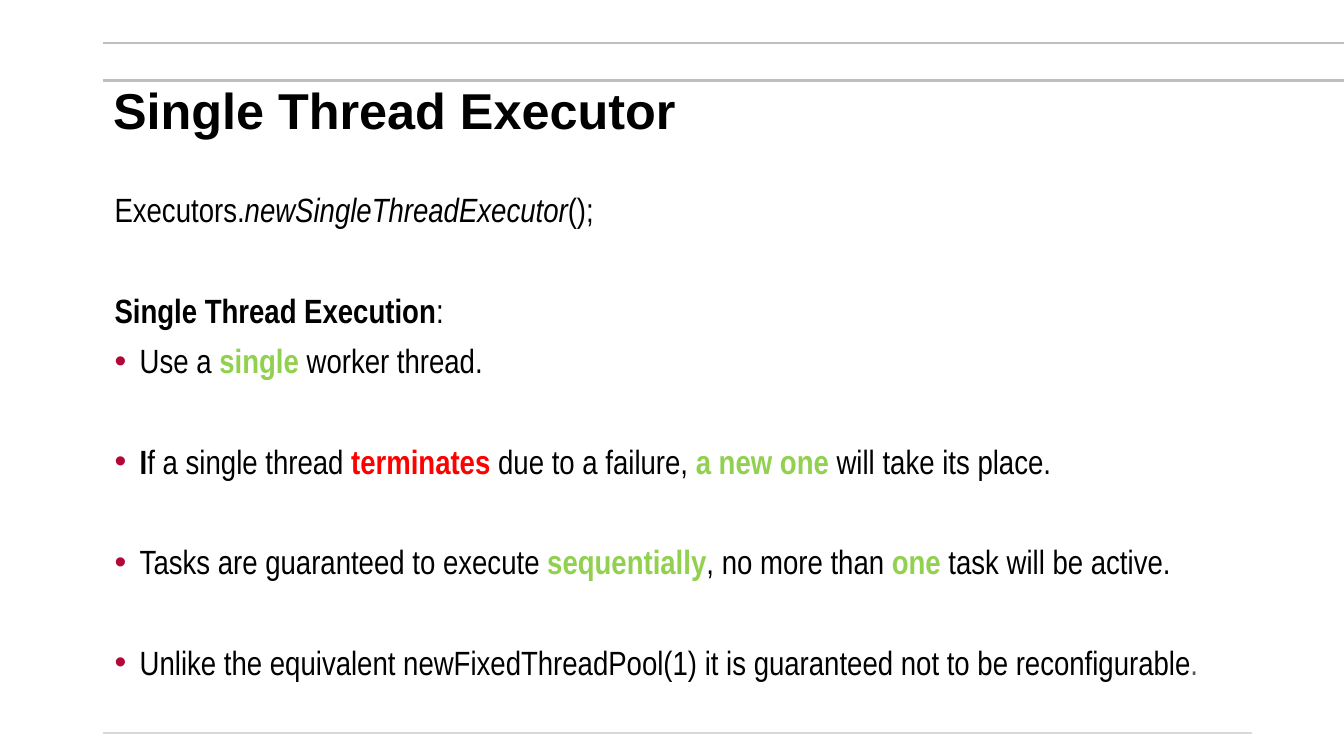
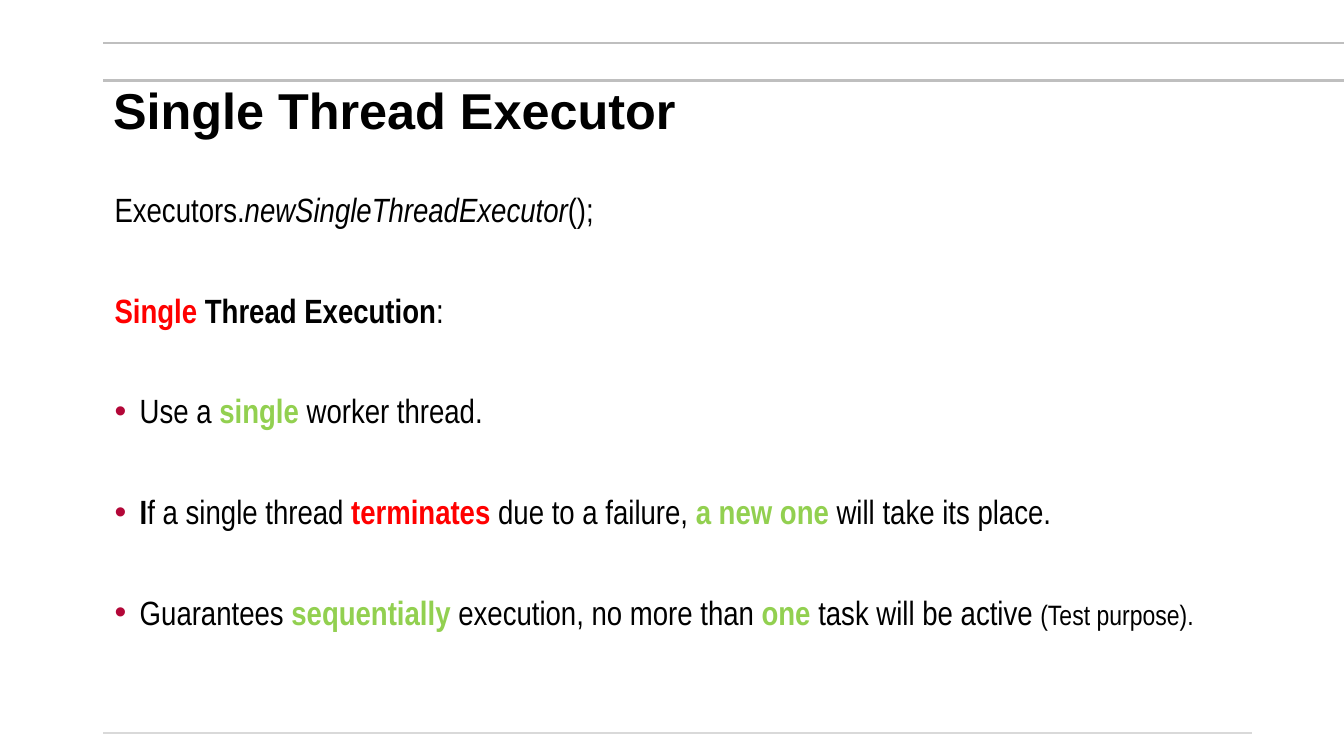
Before and after one commit to mikegrace2/CSEN160-Fall2026-Course-Website, a slide deck: slide 24 of lectures/Week07_Miscellaneuos/1_Threads_ExecutorService_V4.pptx. Drawn at 1344x756 pixels with LibreOffice and Linux fonts; fonts in the diff are those of the drawing; background and template pictures are left out. Boxes give left, top, right and bottom in pixels: in the first picture for what was removed or moved away, otherwise in the second. Text is boxed around its words. In the diff, an @@ line names an element or a change of style, - is before the commit and + after.

```diff
--- a/lectures/Week07_Miscellaneuos/1_Threads_ExecutorService_V4.pptx
+++ b/lectures/Week07_Miscellaneuos/1_Threads_ExecutorService_V4.pptx
@@ text at [115, 298, 443, 329]: text colour #000000 to #FF0000 in "Single" @@
@@ text at [140, 600, 1194, 631]: text changed @@
-• Tasks are guaranteed to execute sequentially, no more than one task will be active.
-• Unlike the equivalent newFixedThreadPool(1) it is guaranteed not to be reconfigurable.
+• Guarantees sequentially execution, no more than one task will be active (Test purpose).
```
Also in this commit, not shown: 5 other slides changed.
